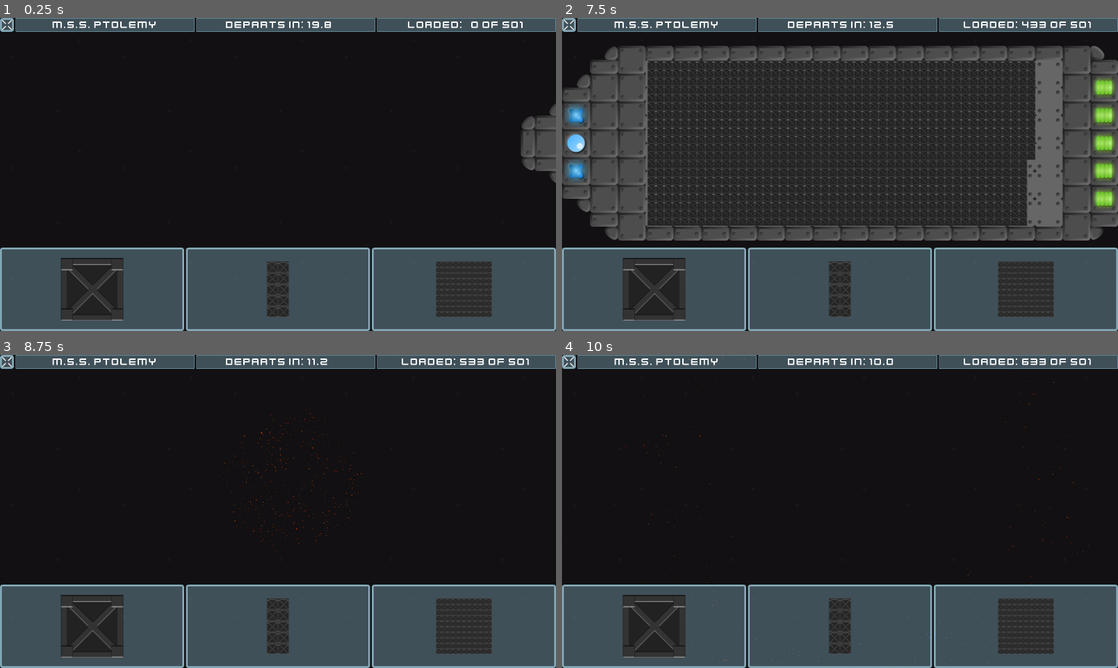
Above: before the commit, frames 1-4 (two rows, left to right).
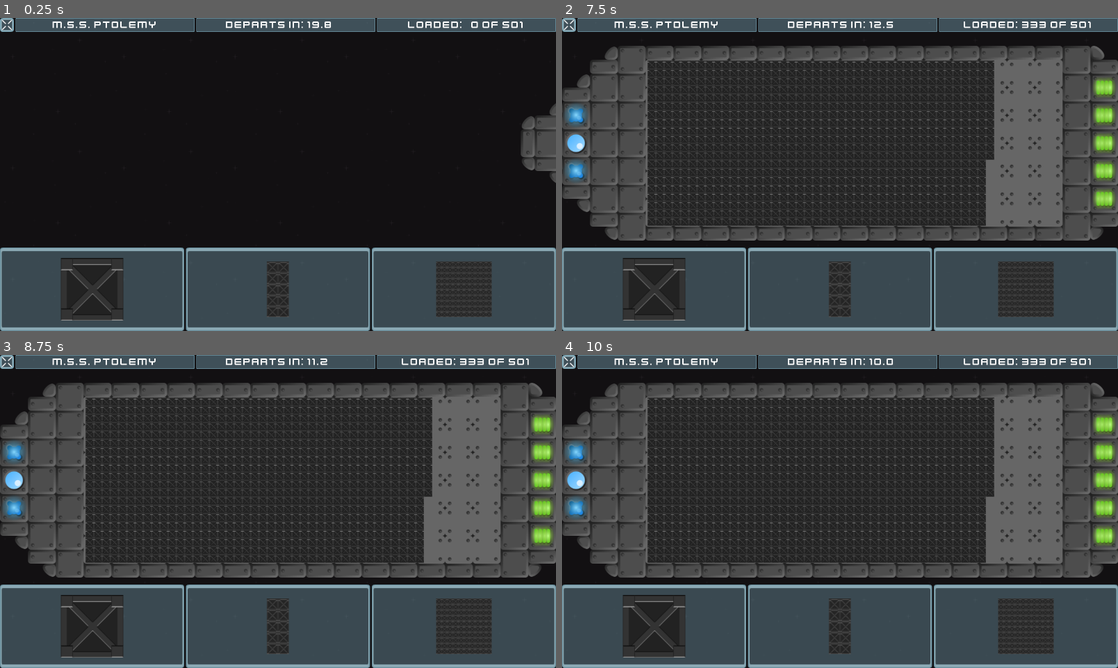
Above: after the commit, the same moments.

Repository: caleb-vincent/space-math
Game: Godot game, scene res://Cargo/Cargo.tscn
The game is run twice, just before and just after one commit, with the same random seed, the same clock (stepped at 60 frames per second) and the same inputs. This scene is started directly instead of the project's main scene.
Inputs (mouse positions are in pixels of both pictures, inside the frame that each line leads up to; where the layout moved, square brackets give the same spot in the first picture):
- Up to frame 1 (0.25 s): no input
- Up to frame 2 (7.5 s): click (656, 290) [650, 290] at 0.5 s; click (840, 290) at 1.25 s; click (1023, 290) at 2 s; click (656, 290) [650, 290] at 2.75 s; click (840, 290) at 3.5 s; click (1023, 290) at 4.25 s; click (656, 290) [650, 290] at 5 s; click (840, 290) at 5.75 s; click (1023, 290) at 6.5 s; tap Enter at 7.25 s; move the mouse to (962, 158) at 7.27 s; click (962, 158) at 7.42 s
- Up to frame 3 (8.75 s): tap Space at 8 s; drag from (166, 527) to (250, 574) at 8.02 s
- Up to frame 4 (10 s): tap Enter at 8.75 s; move the mouse to (895, 442) at 8.77 s; click (895, 442) at 8.92 s; drag from (812, 574) to (673, 464) at 9.52 s

The runs differ from the first frame. In frame 1, 1.3% of the frame differs, in the area x 0-100%, y 73-100%; in frame 2, 5.0%; in frame 3, 45%, in the area x 0-100%, y 1-100%; in frame 4, 45%.

Commit message:
Cargo Placing make controls actual buttons

Diff:
--- a/Cargo/Controls.tscn
+++ b/Cargo/Controls.tscn
@@ -1,9 +1,8 @@
-[gd_scene load_steps=7 format=2]
+[gd_scene load_steps=6 format=2]
 
 [ext_resource path="res://assets/theme.tres" type="Theme" id=1]
 [ext_resource path="res://assets/cargoBox_ten.png" type="Texture" id=2]
 [ext_resource path="res://assets/cargoBox_hundred.png" type="Texture" id=3]
-[ext_resource path="res://assets/glassBackground.png" type="Texture" id=4]
 [ext_resource path="res://assets/cargoBox.png" type="Texture" id=5]
 
 [sub_resource type="GDScript" id=1]
@@ -36,10 +35,14 @@
 "_edit_use_anchors_": false
 }
 
-[node name="Ones" type="Panel" parent="."]
+[node name="Ones" type="Button" parent="."]
 margin_right = 424.0
 margin_bottom = 192.0
+focus_mode = 0
 size_flags_horizontal = 3
+shortcut_in_tooltip = false
+action_mode = 0
+enabled_focus_mode = 0
 
 [node name="TextureRect" type="TextureRect" parent="Ones"]
 anchor_right = 1.0
@@ -53,25 +56,15 @@
 "_edit_use_anchors_": false
 }
 
-[node name="OnesButton" type="TextureButton" parent="Ones"]
-anchor_right = 1.0
-anchor_bottom = 1.0
-margin_top = 3.0
-margin_right = -6.0
-margin_bottom = -3.0
-size_flags_horizontal = 3
-size_flags_vertical = 3
-texture_pressed = ExtResource( 4 )
-expand = true
-__meta__ = {
-"_edit_use_anchors_": false
-}
-
-[node name="Tens" type="Panel" parent="."]
+[node name="Tens" type="Button" parent="."]
 margin_left = 428.0
 margin_right = 852.0
 margin_bottom = 192.0
+focus_mode = 0
 size_flags_horizontal = 3
+shortcut_in_tooltip = false
+action_mode = 0
+enabled_focus_mode = 0
 
 [node name="TextureRect" type="TextureRect" parent="Tens"]
 anchor_right = 1.0
@@ -82,25 +75,17 @@
 "_edit_use_anchors_": false
 }
 
-[node name="TensButton" type="TextureButton" parent="Tens"]
-anchor_right = 1.0
-anchor_bottom = 1.0
-margin_left = 3.0
-margin_top = 3.0
-margin_right = -3.0
-margin_bottom = -3.0
-size_flags_horizontal = 3
-size_flags_vertical = 3
-texture_pressed = ExtResource( 4 )
-expand = true
-
-[node name="Hundreds" type="Panel" parent="."]
+[node name="HundredsButton" type="Button" parent="."]
 margin_left = 856.0
 margin_right = 1280.0
 margin_bottom = 192.0
+focus_mode = 0
 size_flags_horizontal = 3
+shortcut_in_tooltip = false
+action_mode = 0
+enabled_focus_mode = 0
 
-[node name="TextureRect" type="TextureRect" parent="Hundreds"]
+[node name="TextureRect" type="TextureRect" parent="HundredsButton"]
 anchor_right = 1.0
 anchor_bottom = 1.0
 size_flags_horizontal = 5
@@ -110,21 +95,6 @@
 __meta__ = {
 "_edit_use_anchors_": false
 }
-
-[node name="HundredsButton" type="TextureButton" parent="Hundreds"]
-anchor_right = 1.0
-anchor_bottom = 1.0
-margin_left = 3.0
-margin_top = 3.0
-margin_right = -3.0
-margin_bottom = -3.0
-size_flags_horizontal = 3
-size_flags_vertical = 3
-texture_pressed = ExtResource( 4 )
-expand = true
-__meta__ = {
-"_edit_use_anchors_": false
-}
-[connection signal="pressed" from="Ones/OnesButton" to="." method="_onOnesButton"]
-[connection signal="pressed" from="Tens/TensButton" to="." method="_onTensButton"]
-[connection signal="pressed" from="Hundreds/HundredsButton" to="." method="_onHundredsButton"]
+[connection signal="pressed" from="Ones" to="." method="_onOnesButton"]
+[connection signal="pressed" from="Tens" to="." method="_onTensButton"]
+[connection signal="pressed" from="HundredsButton" to="." method="_onHundredsButton"]
